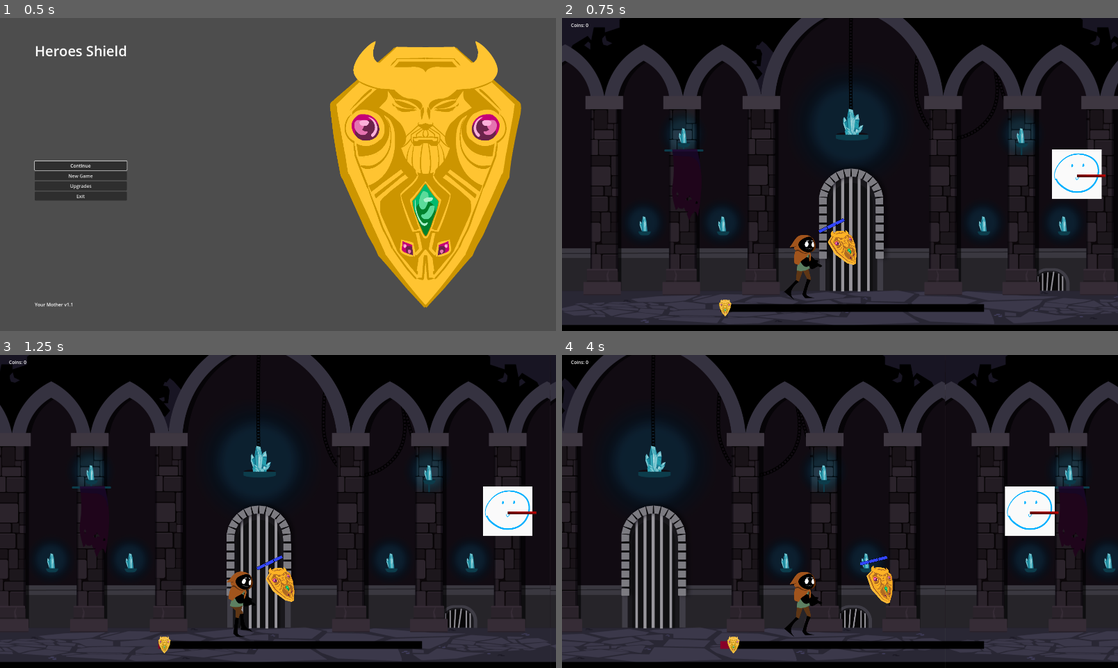
Above: before the commit, frames 1-4 (two rows, left to right).
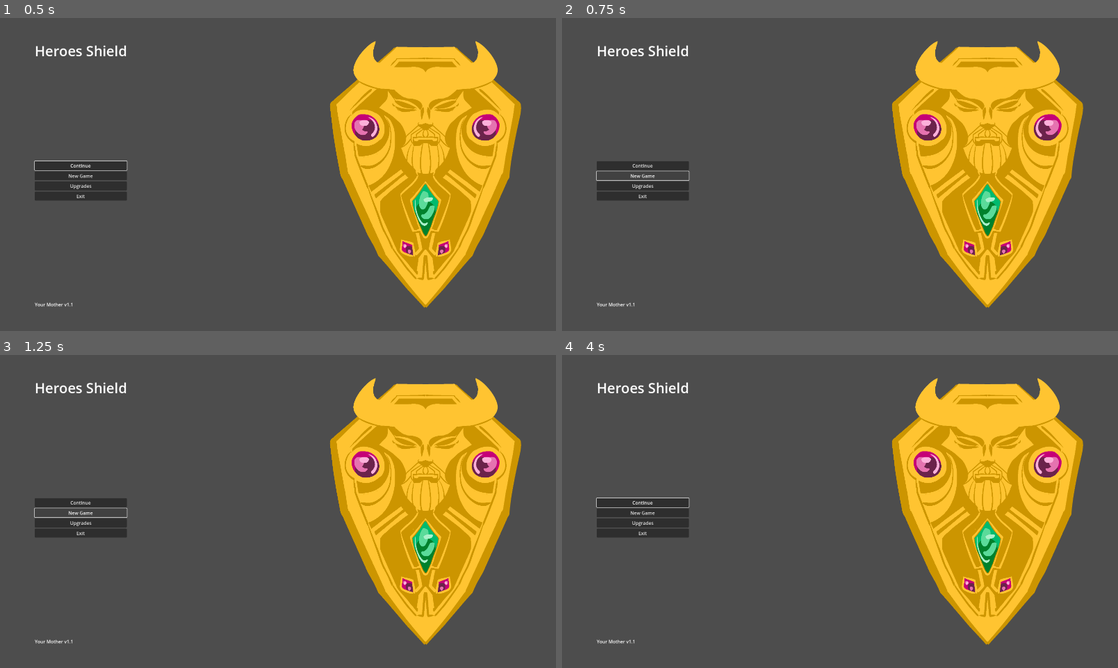
Above: after the commit, the same moments.

Repository: Cookie-Tin-Studios/Heroes-Shield
Game: Godot game, scene res://scenes/menu/main_menu.tscn
Two runs of this game, one before a commit and one after it. Both use one fixed random seed, a clock stepped at 60 frames per second and the inputs below.
Inputs (mouse positions are in pixels of both pictures, inside the frame that each line leads up to):
- Up to frame 1 (0.5 s): no input
- Up to frame 2 (0.75 s): click "New Game" at 0.5 s
- Up to frame 3 (1.25 s): no input
- Up to frame 4 (4 s): click (645, 511) at 1.25 s, where only the run after the commit has a clickable "New Game"; click (645, 502) at 2 s, where only the run after the commit has a clickable "Continue"; click (645, 502) at 2.75 s, where only the run after the commit has a clickable "Continue"; move the mouse to (962, 495) at 3.52 s; hold Right (ui_right) from 3.53 s (still down); click (962, 495) at 3.6 s

Frame 1 is identical in both runs. In frame 2, 93% of the frame differs, in the area x 0-100%, y 0-100%; in frame 3, 93%; in frame 4, 93%.
Error before the commit: Parse Error: Expected end of statement after expression, found "Identifier" instead. (res://scripts/boss_1.gd:53)

Commit message:
vibe check

Diff:
--- a/scenes/bosses/boss1.tscn
+++ b/scenes/bosses/boss1.tscn
@@ -1,8 +1,9 @@
-[gd_scene load_steps=7 format=3 uid="uid://bmkbnafm66qtv"]
+[gd_scene load_steps=8 format=3 uid="uid://bmkbnafm66qtv"]
 
 [ext_resource type="Script" path="res://scripts/boss_1.gd" id="1_ddgja"]
 [ext_resource type="Texture2D" uid="uid://bi23rih1cl5km" path="res://assets/sprites/barrel_boss/idle.png" id="1_hlkjf"]
 [ext_resource type="Texture2D" uid="uid://blfbto0aj17fo" path="res://assets/sprites/barrel_boss/on-hit.png" id="2_a07v6"]
+[ext_resource type="PackedScene" uid="uid://dmxf6gcphgjg5" path="res://scenes/projectile.tscn" id="2_kd5xk"]
 [ext_resource type="Texture2D" uid="uid://dm4gm4ur7wntp" path="res://assets/sprites/barrel_boss/on-kill.png" id="3_6pa61"]
 
 [sub_resource type="SpriteFrames" id="SpriteFrames_gw8ak"]
@@ -35,13 +36,24 @@
 [sub_resource type="CircleShape2D" id="CircleShape2D_ieip7"]
 radius = 173.104
 
-[node name="Boss1" type="RigidBody2D"]
+[node name="Boss1" type="RigidBody2D" node_paths=PackedStringArray("target")]
+collision_layer = 4
+collision_mask = 4
+mass = 1000.0
+gravity_scale = 0.0
+lock_rotation = true
+freeze_mode = 1
+contact_monitor = true
 script = ExtResource("1_ddgja")
+projectile_scene = ExtResource("2_kd5xk")
+target = NodePath("")
 
 [node name="AnimatedSprite2D" type="AnimatedSprite2D" parent="."]
 sprite_frames = SubResource("SpriteFrames_gw8ak")
-animation = &"idle"
+animation = &"on-hit"
 autoplay = "idle"
 
 [node name="CollisionShape2D" type="CollisionShape2D" parent="."]
+light_mask = 4
+visibility_layer = 4
 shape = SubResource("CircleShape2D_ieip7")
--- a/scenes/main.tscn
+++ b/scenes/main.tscn
@@ -6,7 +6,6 @@
 [ext_resource type="PackedScene" uid="uid://dtj2jcj8eeq22" path="res://scenes/HUD.tscn" id="5_scp5s"]
 [ext_resource type="PackedScene" uid="uid://ei3etn0w5se4" path="res://scenes/menu/pause_menu.tscn" id="5_yooe3"]
 [ext_resource type="PackedScene" uid="uid://xsfmwuuxbm3h" path="res://scenes/spawners/bat_spawner.tscn" id="6_xgrp2"]
-[ext_resource type="PackedScene" uid="uid://3npy5eb5sst5" path="res://scenes/bosses/boss_1.tscn" id="8_b5jot"]
 [ext_resource type="PackedScene" uid="uid://dvqneq3eakg02" path="res://scenes/spawners/powerup_spawner.tscn" id="8_jw5bn"]
 
 [sub_resource type="GDScript" id="GDScript_81rl6"]
@@ -65,11 +64,5 @@
 offset_right = 40.0
 offset_bottom = 40.0
 
-[node name="boss1-part2" parent="." instance=ExtResource("8_b5jot")]
-position = Vector2(3562, 1091)
-health_bar_offset = null
-health_bar_follow_collision = null
-max_health = null
-movement_speed = null
-coins_dropped = null
-shooting_speed = null
+[node name="Boss1" parent="." instance=ExtResource("7_troaw")]
+position = Vector2(2982, 569)
